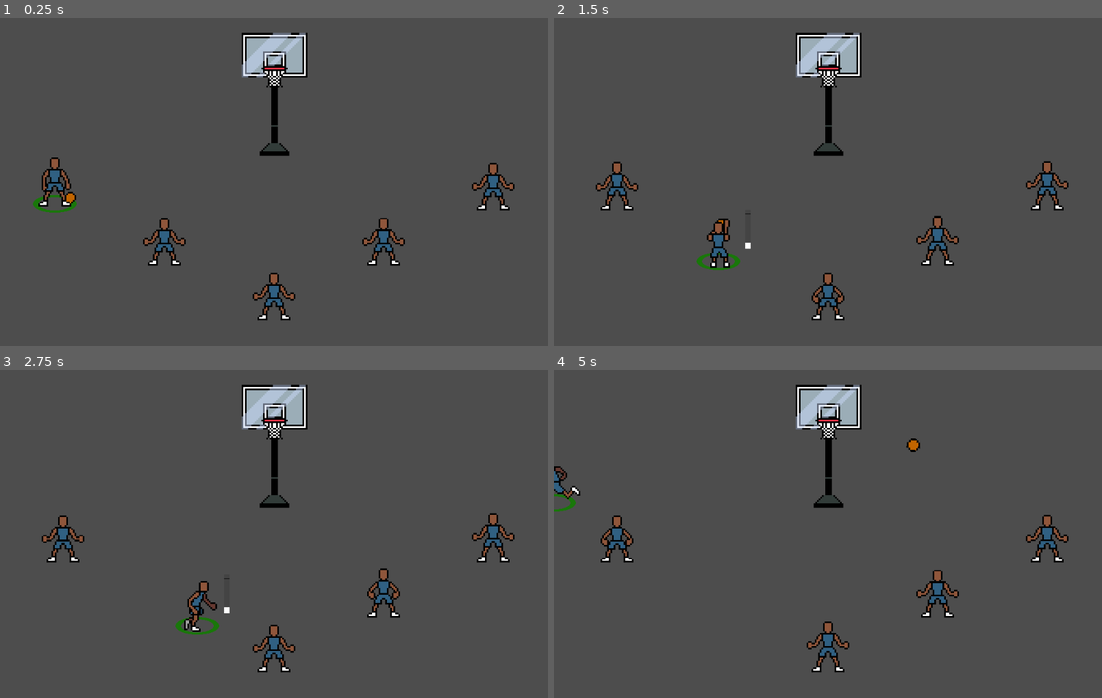
Above: before the commit, frames 1-4 (two rows, left to right).
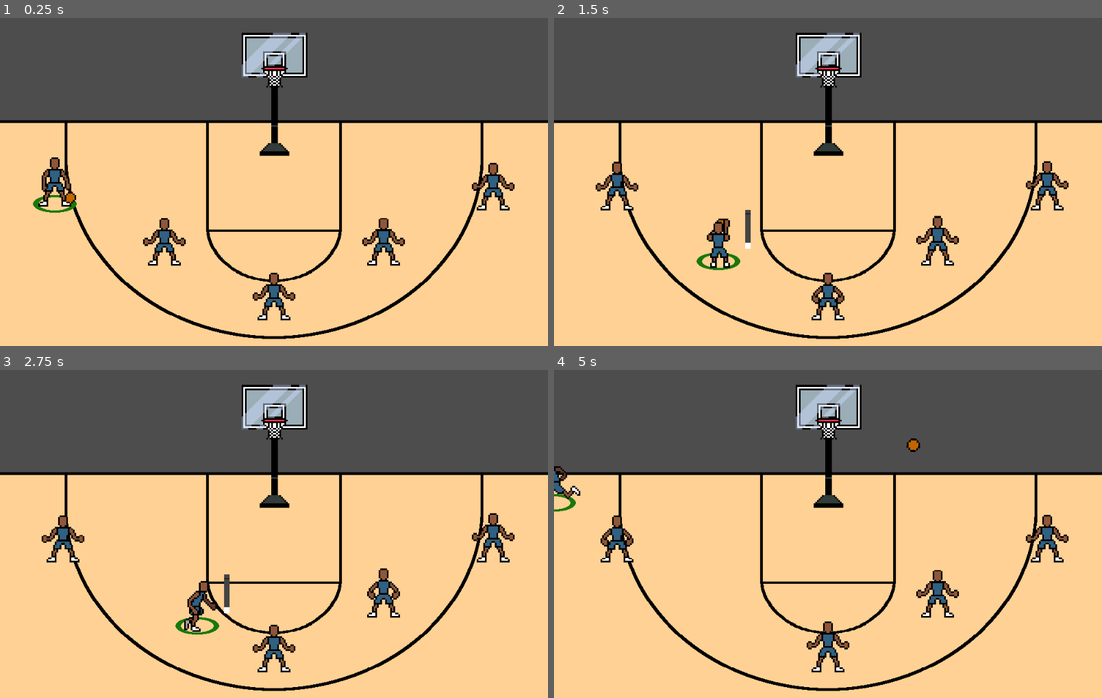
Above: after the commit, the same moments.

Repository: david8zhang/baller-quest-godot
Game: Godot game, scene res://scenes/Main.tscn
Two runs of this game, one before a commit and one after it. Both use one fixed random seed, a clock stepped at 60 frames per second and the inputs below.
Inputs:
- Up to frame 1 (0.25 s): no input
- Up to frame 2 (1.5 s): hold Right (move_right) 0.53-1.28 s; tap Space (pass) at 0.6 s; hold Down (move_down) from 1.28 s (still down); tap F (shoot_ball) at 1.35 s
- Up to frame 3 (2.75 s): release Down (move_down) at 2.03 s; hold Right (move_right) from 2.03 s (still down); tap Space (pass) at 2.1 s
- Up to frame 4 (5 s): release Right (move_right) at 2.78 s; hold Up (move_up) 2.78-3.53 s; tap F (shoot_ball) at 2.85, 4.35 s; hold Left (move_left) from 3.53 s (still down); tap Space (pass) at 3.6 s

The runs differ from the first frame. In frame 1, 66% of the frame differs, in the area x 0-100%, y 31-100%; in frame 2, 66%; in frame 3, 66%; in frame 4, 66%.

Commit message:
added court sprite

Diff:
--- /dev/null
+++ b/prefab/Court.tscn
@@ -0,0 +1,18 @@
+[gd_scene load_steps=2 format=3 uid="uid://bmvfbq5jqf42l"]
+
+[ext_resource type="Texture2D" uid="uid://c1rasj2dwqls7" path="res://sprites/objects/court.png" id="1_xqhbf"]
+
+[node name="Court" type="Node2D"]
+
+[node name="Court1" type="Sprite2D" parent="."]
+z_index = -10
+position = Vector2(0, 93)
+scale = Vector2(1, 0.98375)
+texture = ExtResource("1_xqhbf")
+
+[node name="Court2" type="Sprite2D" parent="."]
+z_index = -10
+position = Vector2(0, 880)
+scale = Vector2(1, 0.98375)
+texture = ExtResource("1_xqhbf")
+flip_v = true
--- a/scenes/Main.tscn
+++ b/scenes/Main.tscn
@@ -1,8 +1,9 @@
-[gd_scene load_steps=5 format=3 uid="uid://dsr0v11ggewrq"]
+[gd_scene load_steps=6 format=3 uid="uid://dsr0v11ggewrq"]
 
 [ext_resource type="PackedScene" uid="uid://din6tp3j6rrfm" path="res://prefab/Player.tscn" id="1_rkvvu"]
 [ext_resource type="Script" path="res://scripts/PlayerManager.gd" id="1_xoi36"]
 [ext_resource type="PackedScene" uid="uid://bp4p74n22uoph" path="res://prefab/Hoop.tscn" id="3_4jcto"]
+[ext_resource type="PackedScene" uid="uid://bmvfbq5jqf42l" path="res://prefab/Court.tscn" id="4_mhnap"]
 
 [sub_resource type="SegmentShape2D" id="SegmentShape2D_b25lt"]
 a = Vector2(-600, 2.08165e-12)
@@ -21,6 +22,8 @@
 [node name="Hoop" parent="." instance=ExtResource("3_4jcto")]
 position = Vector2(2.08165e-12, -160)
 
+[node name="Court" parent="." instance=ExtResource("4_mhnap")]
+
 [node name="Ground" type="StaticBody2D" parent="."]
 collision_layer = 8
 collision_mask = 8
Binary file added: sprites/objects/court.png
Not shown, added: sprites/objects/court.png.import
